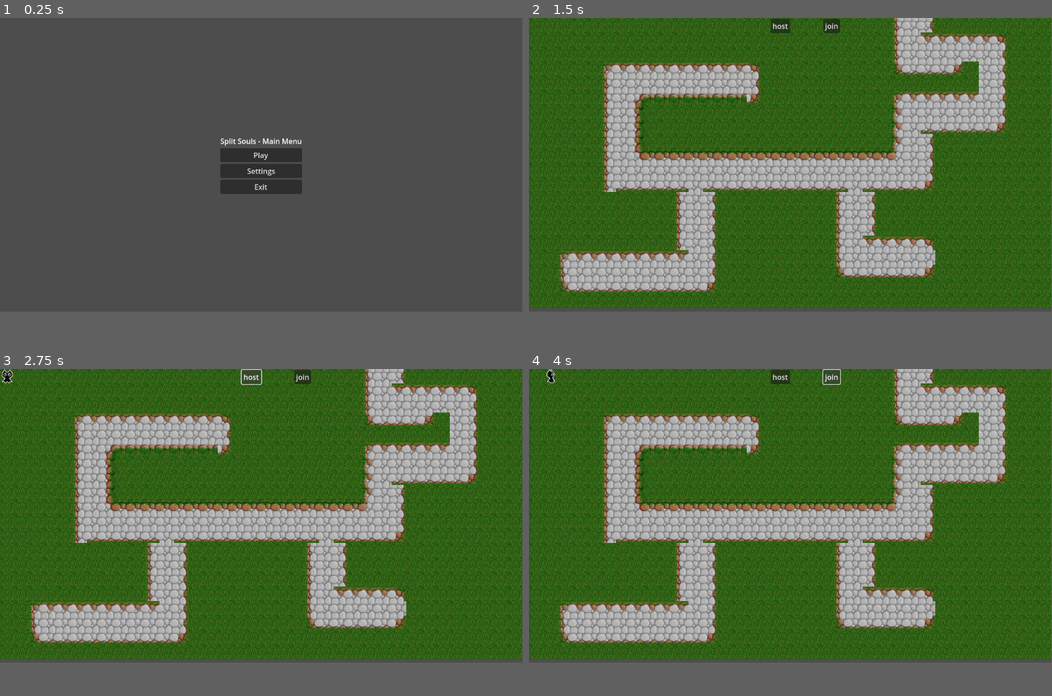
Above: before the commit, frames 1-4 (two rows, left to right).
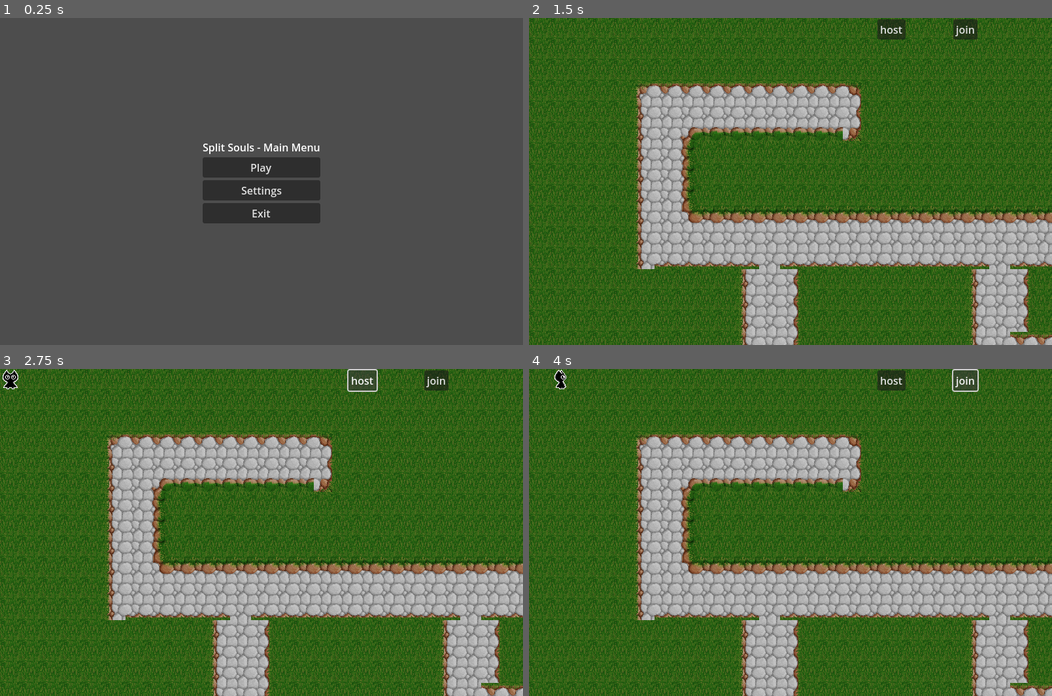
Above: after the commit, the same moments.

Repository: royalcaster/split-souls
Game: Godot game, scene res://scenes/ui/MainMenu.tscn
The game is run twice, just before and just after one commit, with the same random seed, the same clock (stepped at 60 frames per second) and the same inputs.
Inputs:
- Up to frame 1 (0.25 s): no input
- Up to frame 2 (1.5 s): click "Play" at 0.5 s; click "Play" at 1.25 s
- Up to frame 3 (2.75 s): click "host" at 2 s
- Up to frame 4 (4 s): click "join" at 2.75 s; hold Right (move_right) from 3.53 s (still down)
In our replay, the window is 799x449 before the commit and 800x500 after it. These sizes can differ from the game's own. Grey fills any space a smaller window leaves; there, only what the larger window draws over its background counts as a difference.

The runs differ from the first frame. In frame 1, 3.5% of the frame differs, in the area x 38-62%, y 36-63%; in frame 2, 65%; in frame 3, 65%; in frame 4, 65%, in the area x 0-100%, y 0-100%.

Commit message:
changing window size, for better multiplayer testing

Diff:
--- a/project.godot
+++ b/project.godot
@@ -18,6 +18,11 @@
 [autoload]
 
 SceneManager="*res://src/SceneManager.gd"
+
+[display]
+
+window/size/viewport_width=800
+window/size/viewport_height=500
 
 [input]
 
